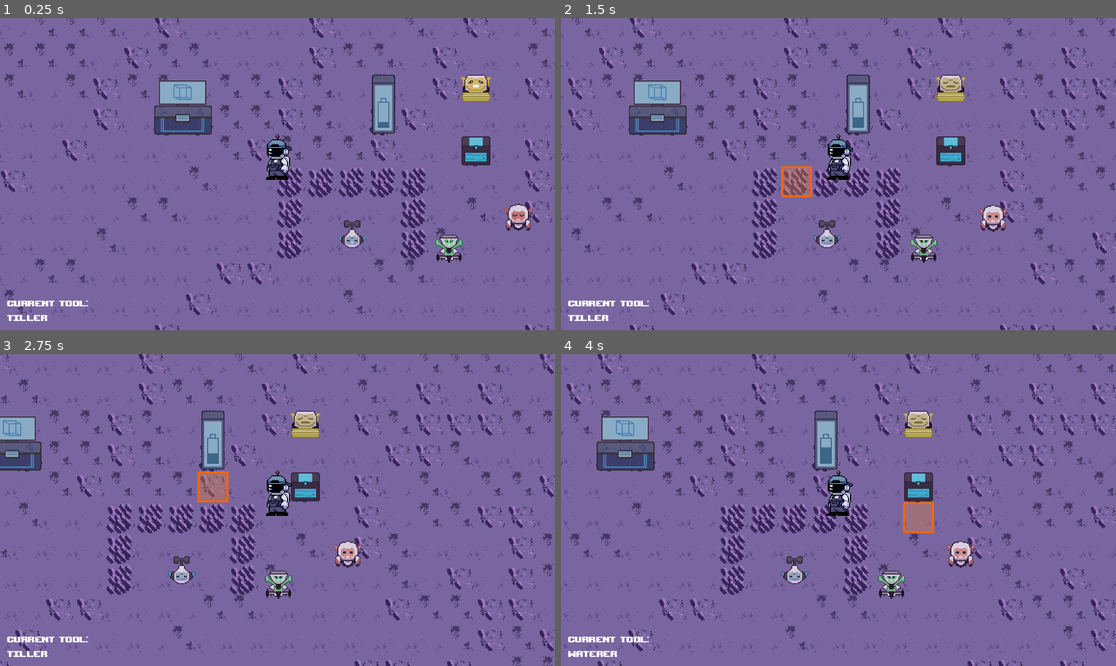
Above: before the commit, frames 1-4 (two rows, left to right).
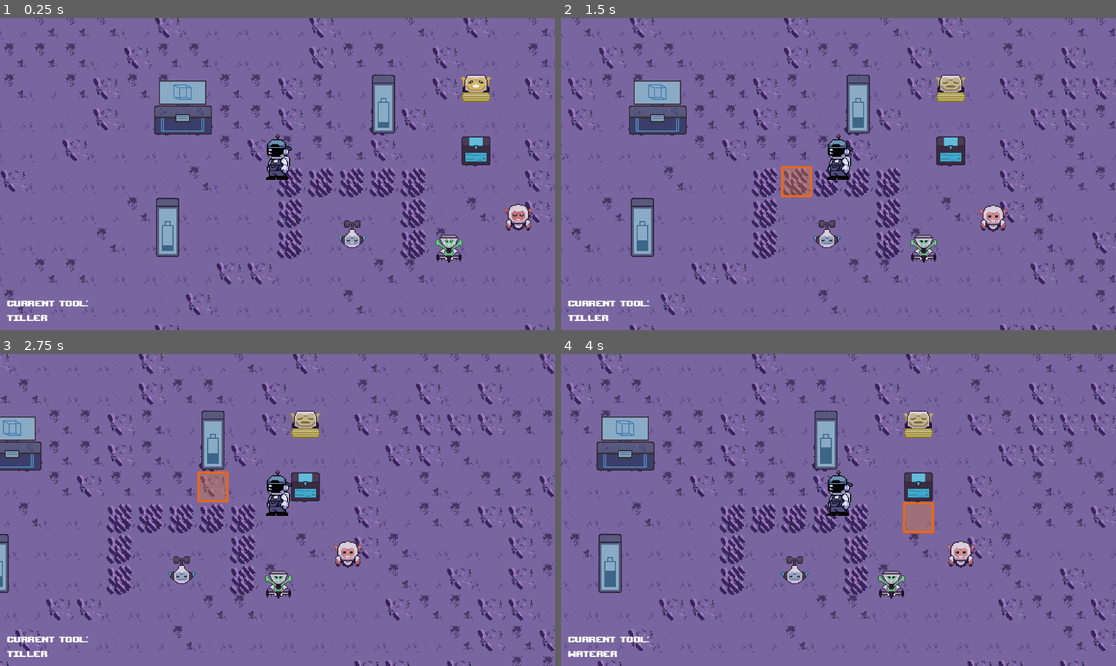
Above: after the commit, the same moments.

Repository: DevFTB/Moonbeam-Meadows
Game: Godot game, scene res://Level/moon.tscn
Two runs of this game, one before a commit and one after it. Both use one fixed random seed, a clock stepped at 60 frames per second and the inputs below.
Inputs (mouse positions are in pixels of both pictures, inside the frame that each line leads up to):
- Up to frame 1 (0.25 s): no input
- Up to frame 2 (1.5 s): tap Enter at 0.5 s; move the mouse to (960, 158) at 0.52 s; hold D (move_right) 0.53-1.25 s; hold E (interact) 0.53-1.25 s; click (960, 158) at 0.67 s; drag from (727, 189) to (860, 105) at 1.27 s
- Up to frame 3 (2.75 s): tap Space at 2 s; move the mouse to (333, 441) at 2.02 s; hold D (move_right) from 2.03 s (still down); hold 1 (select_tool1) from 2.03 s (still down)
- Up to frame 4 (4 s): release D (move_right) at 2.75 s; release 1 (select_tool1) at 2.75 s; drag from (810, 572) to (572, 441) at 2.77 s; move the mouse to (1005, 556) at 3.52 s; hold A (move_left) from 3.53 s (still down); hold 3 (select_tool3) from 3.53 s (still down)

The runs differ from the first frame. In frame 1, 0.8% of the frame differs, in the area x 28-33%, y 57-77%; in frame 2, 0.8%; in frame 3, 0.3%; in frame 4, 0.8%, in the area x 6-12%, y 57-77%.

Commit message:
added identify robot feature

Diff:
--- a/Level/Energy Station/EnergyStationGUI.gd
+++ b/Level/Energy Station/EnergyStationGUI.gd
@@ -15,6 +15,7 @@
 var level
 # Called when the node enters the scene tree for the first time.
 func _ready():
+	identify_camera.finished_tracking.connect(on_identify_camera_finished_tracking)
 	level = get_node("/root/Level")
 	path_editing_gui.finished_editing.connect(end_editing)
 	update_gui()
@@ -91,3 +92,15 @@
 
 func _on_add_upgrade_button_pressed():
 	pass # Replace with function body.
+
+@export var identify_camera : Camera2D
+func _on_identify_robot_button_pressed():
+	if identify_camera != null:
+		hide()
+		identify_camera.track_target(selected_robot)
+
+	pass # Replace with function body.
+
+func on_identify_camera_finished_tracking():
+	show()
+	pass
--- /dev/null
+++ b/Level/IdentifyCamera.gd
@@ -0,0 +1,46 @@
+extends Camera2D
+var target : Node2D = null
+var cb_cam : Camera2D = null
+var following = false
+
+@export var closing_duration = 0.8
+@export var follow_duration = 2
+signal finished_tracking
+func track_target(new_target: Node2D, callback_camera : Camera2D = get_viewport().get_camera_2d()):
+	target = new_target
+	cb_cam = callback_camera
+	var current_cam = get_viewport().get_camera_2d()
+	var current_cam_pos = current_cam.global_position
+
+	global_position = current_cam_pos
+
+	enabled = true
+	make_current()
+
+	var tween = get_tree().create_tween()
+	tween.tween_method(close_on_target.bind(target) ,0.0, 1.0, closing_duration).set_trans(Tween.TRANS_QUAD).set_ease(Tween.EASE_OUT)
+	tween.tween_callback(follow_target)
+	tween.tween_callback(stop_follow_target).set_delay(follow_duration)
+	tween.tween_method(close_on_target.bind(cb_cam), 0.0, 1.0, closing_duration).set_trans(Tween.TRANS_QUAD).set_ease(Tween.EASE_OUT)
+	tween.tween_callback(stop_tracking)
+	pass
+
+func close_on_target(val: float, closing_target: Node2D):
+	print(val)
+	global_position = global_position.lerp(closing_target.global_position, val)
+
+func _process(_delta):
+	if following and target != null:
+		global_position = target.global_position
+
+
+func follow_target():
+	following = true
+
+func stop_follow_target():
+	following = false
+
+func stop_tracking():
+	cb_cam.make_current()
+	enabled = false
+	finished_tracking.emit()
--- a/Level/moon.tscn
+++ b/Level/moon.tscn
@@ -48,6 +48,7 @@
 [ext_resource type="Script" path="res://GUI/EditingCamera.gd" id="37_irf5s"]
 [ext_resource type="PackedScene" uid="uid://c3ltrvep0lhxi" path="res://Robots/PlanterRobot/planter_robot.tscn" id="40_4ntqc"]
 [ext_resource type="PackedScene" uid="uid://c808s1n3o1ffb" path="res://Robots/FertiliserRobot/fertiliser_robot.tscn" id="44_cxftp"]
+[ext_resource type="Script" path="res://Level/IdentifyCamera.gd" id="49_5eap5"]
 
 [sub_resource type="RectangleShape2D" id="RectangleShape2D_m3fxa"]
 size = Vector2(30, 26)
@@ -143,6 +144,10 @@
 [node name="Energy Station" parent="." node_paths=PackedStringArray("gui") instance=ExtResource("6_b6ae7")]
 gui = NodePath("../CanvasLayer/GUI/OverscreenUI/EnergyStationGUI")
 
+[node name="Energy Station2" parent="." node_paths=PackedStringArray("gui") instance=ExtResource("6_b6ae7")]
+position = Vector2(304, 400)
+gui = NodePath("../CanvasLayer/GUI/OverscreenUI/EnergyStationGUI")
+
 [node name="Trade Station" parent="." node_paths=PackedStringArray("gui") instance=ExtResource("8_oo5fl")]
 gui = NodePath("../CanvasLayer/GUI/OverscreenUI/TradeStationGUI")
 
@@ -612,7 +617,7 @@
 [node name="QuestDisplay4" parent="CanvasLayer/GUI/OverscreenUI/PhoneGUI/Quests/HBoxContainer" instance=ExtResource("12_nsnn6")]
 layout_mode = 2
 
-[node name="EnergyStationGUI" type="Control" parent="CanvasLayer/GUI/OverscreenUI" node_paths=PackedStringArray("path_editing_gui", "robot_details", "robot_inv_list")]
+[node name="EnergyStationGUI" type="Control" parent="CanvasLayer/GUI/OverscreenUI" node_paths=PackedStringArray("path_editing_gui", "robot_details", "robot_inv_list", "identify_camera")]
 visible = false
 layout_mode = 1
 anchors_preset = 15
@@ -628,6 +633,7 @@
 path_editing_gui = NodePath("../../PathSelectionGUI")
 robot_details = NodePath("Content/VBox/VBox/HBox/Robots/VBox/RobotsArea/RobotDetailsPanel/RobotDetailsParent")
 robot_inv_list = NodePath("Content/VBox/VBox/HBox/Robots/VBox/RobotsArea/AddFromInventory/RobotsListSection/ScrollContainer/RobotsList")
+identify_camera = NodePath("../../../../IdentifyCamera")
 
 [node name="Panel" type="Panel" parent="CanvasLayer/GUI/OverscreenUI/EnergyStationGUI"]
 layout_mode = 1
@@ -780,18 +786,11 @@
 size_flags_vertical = 3
 text = "Identify Robot"
 
-[node name="ReturnHomeButton" type="Button" parent="CanvasLayer/GUI/OverscreenUI/EnergyStationGUI/Content/VBox/VBox/HBox/Robots/VBox/RobotsArea/RobotDetailsPanel/RobotDetailsParent/RobotActionButtonGrid"]
-layout_mode = 2
-size_flags_horizontal = 3
-size_flags_vertical = 3
-text = "Return Home
-"
-
-[node name="ChangeStationButton" type="Button" parent="CanvasLayer/GUI/OverscreenUI/EnergyStationGUI/Content/VBox/VBox/HBox/Robots/VBox/RobotsArea/RobotDetailsPanel/RobotDetailsParent/RobotActionButtonGrid"]
-layout_mode = 2
-size_flags_horizontal = 3
-size_flags_vertical = 3
-text = "Change Energy Stations"
+[node name="UpgradeRobotButton" type="Button" parent="CanvasLayer/GUI/OverscreenUI/EnergyStationGUI/Content/VBox/VBox/HBox/Robots/VBox/RobotsArea/RobotDetailsPanel/RobotDetailsParent/RobotActionButtonGrid"]
+layout_mode = 2
+size_flags_horizontal = 3
+size_flags_vertical = 3
+text = "Add Upgrades"
 
 [node name="Control" type="Control" parent="CanvasLayer/GUI/OverscreenUI/EnergyStationGUI/Content/VBox/VBox/HBox"]
 custom_minimum_size = Vector2(20, 0)
@@ -1079,6 +1078,11 @@
 zoom = Vector2(2, 2)
 script = ExtResource("37_irf5s")
 
+[node name="IdentifyCamera" type="Camera2D" parent="."]
+enabled = false
+zoom = Vector2(2, 2)
+script = ExtResource("49_5eap5")
+
 [connection signal="body_entered" from="DepositBox/InteractArea" to="DepositBox" method="_on_interact_area_body_entered"]
 [connection signal="body_exited" from="DepositBox/InteractArea" to="DepositBox" method="_on_interact_area_body_exited"]
 [connection signal="robot_entered" from="DepositBox/RobotInteractor" to="DepositBox" method="_on_robot_interactor_robot_entered"]
@@ -1087,6 +1091,7 @@
 [connection signal="changed_energy_station" from="CanvasLayer/GUI/OverscreenUI/EnergyStationGUI" to="CanvasLayer/GUI/OverscreenUI/EnergyStationGUI/Content/VBox/VBox/HBox/Energy" method="_on_energy_station_gui_changed_energy_station"]
 [connection signal="pressed" from="CanvasLayer/GUI/OverscreenUI/EnergyStationGUI/Content/VBox/VBox/HBox/Robots/VBox/RobotsArea/AddFromInventory/RobotsListSection/AddRobotButton" to="CanvasLayer/GUI/OverscreenUI/EnergyStationGUI" method="_on_add_robot_button_pressed"]
 [connection signal="pressed" from="CanvasLayer/GUI/OverscreenUI/EnergyStationGUI/Content/VBox/VBox/HBox/Robots/VBox/RobotsArea/RobotDetailsPanel/RobotDetailsParent/RobotActionButtonGrid/EditPathButton" to="CanvasLayer/GUI/OverscreenUI/EnergyStationGUI" method="_on_edit_path_button_pressed"]
+[connection signal="pressed" from="CanvasLayer/GUI/OverscreenUI/EnergyStationGUI/Content/VBox/VBox/HBox/Robots/VBox/RobotsArea/RobotDetailsPanel/RobotDetailsParent/RobotActionButtonGrid/IdentifyRobotButton" to="CanvasLayer/GUI/OverscreenUI/EnergyStationGUI" method="_on_identify_robot_button_pressed"]
 [connection signal="pressed" from="CanvasLayer/GUI/OverscreenUI/EnergyStationGUI/Content/VBox/VBox/HBox/Energy/VBoxContainer/HBoxContainer/Control/VBoxContainer/AddUpgradeButton" to="CanvasLayer/GUI/OverscreenUI/EnergyStationGUI" method="_on_add_upgrade_button_pressed"]
 [connection signal="pressed" from="CanvasLayer/GUI/OverscreenUI/EnergyStationGUI/RobotSelectionPopup/MarginContainer/VBoxContainer4/Control/ClosePopupButton" to="CanvasLayer/GUI/OverscreenUI/EnergyStationGUI" method="_on_close_popup_button_pressed"]
 [connection signal="button_pressed" from="CanvasLayer/GUI/OverscreenUI/EnergyStationGUI/RobotSelectionPopup/MarginContainer/VBoxContainer4/PanelContainer/InventoryRobotGUI" to="CanvasLayer/GUI/OverscreenUI/EnergyStationGUI" method="_on_place_robot_gui_button_pressed"]
Not shown: 1 places in Level/moon.tscn that only renumber resources
